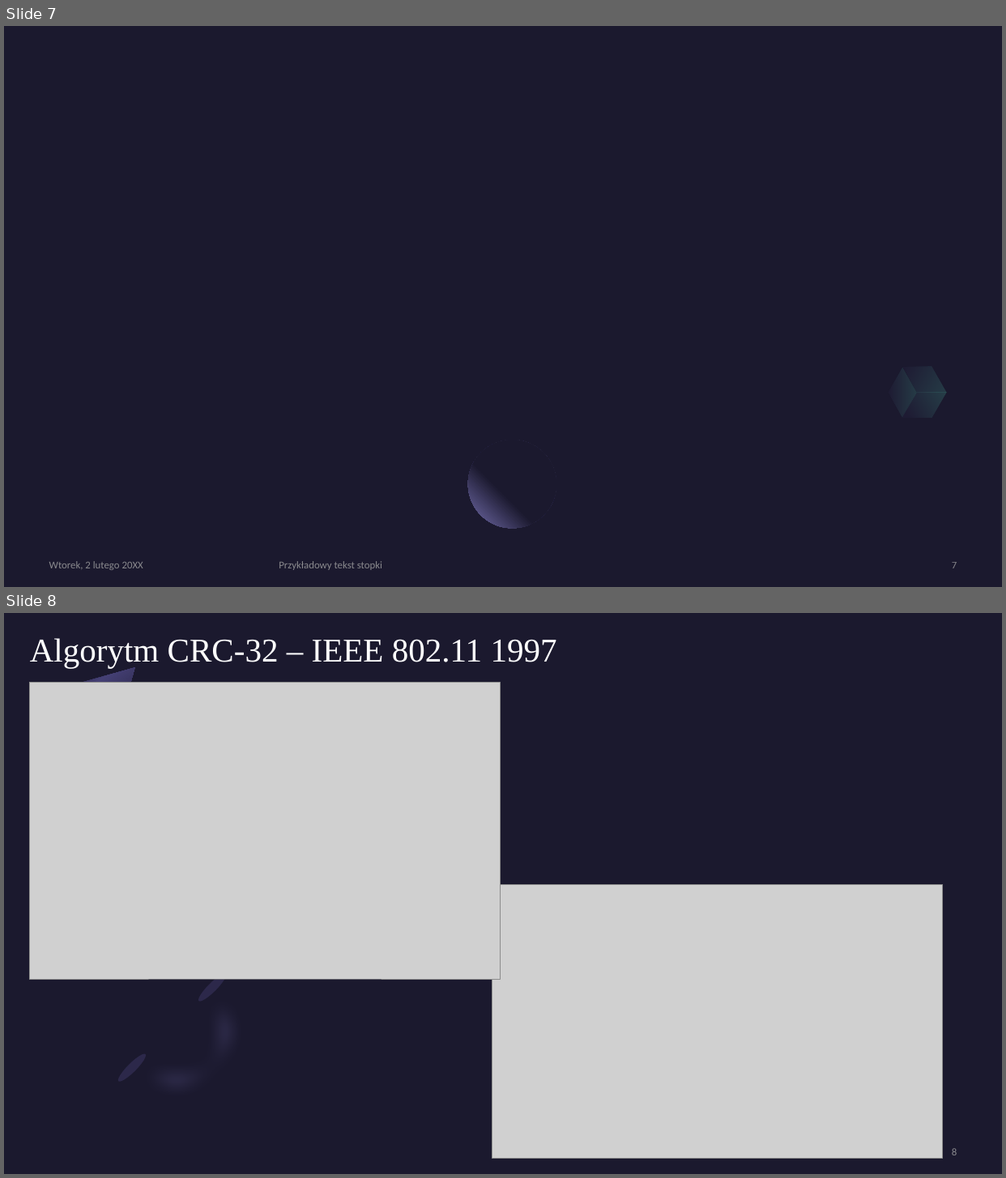
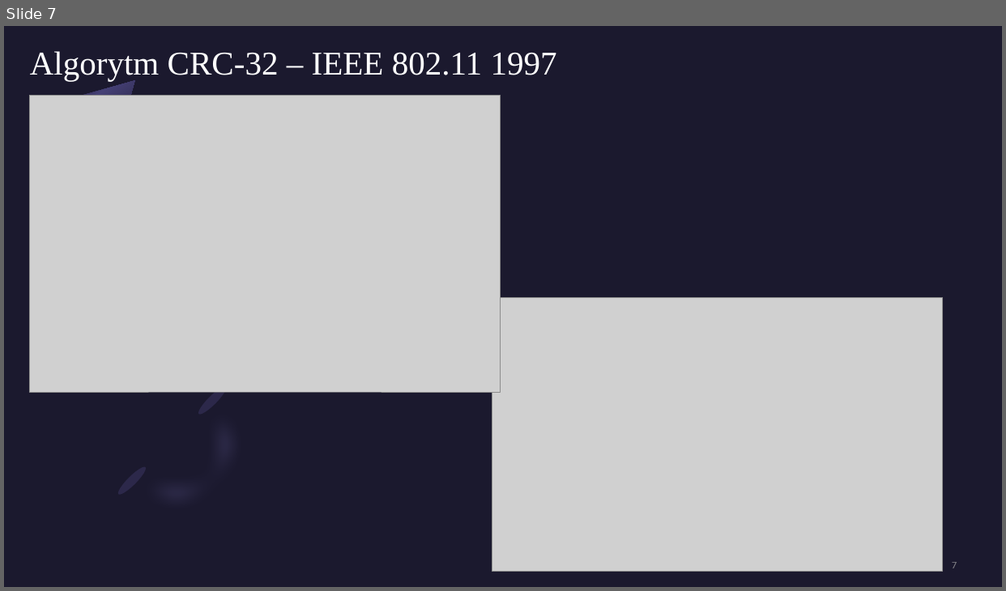
Before and after one commit to Kindly000/kik_project_CRC32, a slide deck: Implementacja kodu wielomianowego CRC-32 – IEEE 802-3.pptx. Shown one above the other, each under a label of ours: slides 7 and 8 before the commit, slide 7 after it. The pictures are 1006x1178 and 1006x591 pixels, drawn with LibreOffice and Linux fonts; fonts in the diff are those of the drawing; grey boxes stand for pictures. Boxes give left, top, right and bottom in pixels: in the first picture for what was removed or moved away, otherwise in the second. Text is boxed around its words. In the diff, an @@ line names an element or a change of style, - is before the commit and + after.

```diff
--- a/Implementacja kodu wielomianowego CRC-32 – IEEE 802-3.pptx
+++ b/Implementacja kodu wielomianowego CRC-32 – IEEE 802-3.pptx
@@ slide 7 removed at <box>4,26,1002,587</box>, background #1B192E @@
@@ freeform shape removed at <box>895,354,954,406</box> @@
@@ freeform shape removed at <box>881,367,924,418</box> @@
@@ freeform shape removed at <box>902,380,946,431</box> @@
@@ ellipse removed at <box>468,440,556,528</box> @@
@@ text removed at <box>49,561,143,570</box> @@
-Wtorek, 2 lutego 20XX
@@ text removed at <box>279,561,382,570</box> @@
-Przykładowy tekst stopki
@@ page number removed at <box>952,562,957,569</box> @@
-7
@@ what was slide 8 is now slide 7 @@
@@ page number at <box>952,562,957,569</box>: text changed @@
-8
+7
```
Also in this commit, not shown: 1 slide changed, 3 slides added, 5 other slides removed.
